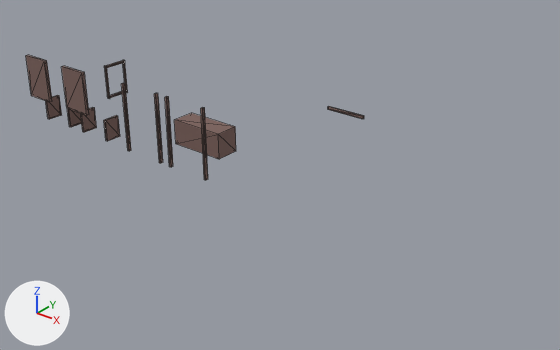
Renders of the OBJ model Assets/KongZuo/Art/KZ_OperaHouse_P0_V03/Models/06_RearRooms__TIMBER_DARK.obj from each side of a commit.
The view is the same before and after, from a camera (50 mm lens) standing at (15.2, -33.36, 11.15) and looking at (1.26, -15.94, 0.35). Lighting does not change. The marker at lower left points along +X, +Y and +Z. The older version comes first. Mesh edges are drawn as thin lines. Where no turn or scale is listed for an object, it has been applied to the vertices.

The first picture shows '06_RearRooms__TIMBER_DARK'.
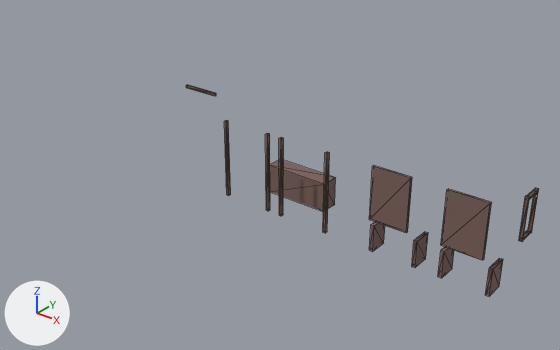
Location of each change, [x1, y1, x2, y2] in pixels of the pictures (560 x 350 px; the box of a moved part takes in the faces that stretch with it):
'06_RearRooms__TIMBER_DARK', reshaped (68% taller): before [26, 55, 364, 180]; after [186, 85, 539, 296]
part 1 of me_06_rearrooms__timber_dark, moved or reshaped: before [46, 95, 62, 119]; after [369, 222, 385, 251]
part 2 of me_06_rearrooms__timber_dark, moved or reshaped: before [67, 109, 82, 127]; after [412, 232, 428, 268]
part 3 of me_06_rearrooms__timber_dark, moved or reshaped: before [26, 55, 52, 102]; after [369, 166, 412, 233]
part 4 of me_06_rearrooms__timber_dark, moved or reshaped: before [80, 107, 97, 132]; after [438, 247, 454, 278]
part 5 of me_06_rearrooms__timber_dark, moved or reshaped: before [104, 115, 120, 141]; after [485, 258, 503, 296]
part 6 of me_06_rearrooms__timber_dark, moved or reshaped: before [62, 66, 89, 115]; after [441, 189, 492, 260]
part 7 of me_06_rearrooms__timber_dark, moved or reshaped: before [123, 60, 128, 92]; after [528, 188, 539, 233]
part 8 of me_06_rearrooms__timber_dark, moved or reshaped: before [105, 66, 110, 99]; after [519, 196, 530, 242]
part 9 of me_06_rearrooms__timber_dark, moved or reshaped: before [107, 91, 127, 98]; after [523, 229, 532, 240]
part 10 of me_06_rearrooms__timber_dark, moved or reshaped: before [104, 61, 125, 68]; after [527, 189, 539, 200]
part 11 of me_06_rearrooms__timber_dark, moved or reshaped: before [121, 83, 131, 151]; after [224, 120, 231, 196]
part 12 of me_06_rearrooms__timber_dark, moved or reshaped: before [154, 93, 163, 163]; after [265, 133, 270, 211]
part 13 of me_06_rearrooms__timber_dark, moved or reshaped: before [165, 96, 173, 167]; after [279, 137, 284, 216]
part 14 of me_06_rearrooms__timber_dark, moved or reshaped: before [201, 107, 208, 180]; after [323, 152, 330, 233]
part 15 of me_06_rearrooms__timber_dark, moved or reshaped: before [174, 113, 236, 159]; after [270, 160, 336, 211]
part 16 of me_06_rearrooms__timber_dark, moved or reshaped: before [328, 106, 364, 119]; after [186, 85, 216, 96]

Patch to the scene script:
```diff
--- a/Assets/KongZuo/Art/KZ_OperaHouse_P0_V03/Models/06_RearRooms__TIMBER_DARK.obj.py
+++ b/Assets/KongZuo/Art/KZ_OperaHouse_P0_V03/Models/06_RearRooms__TIMBER_DARK.obj.py
@@ me_06_rearrooms__timber_dark @@
-me_06_rearrooms__timber_dark.from_pydata(...)  # 128 vertices, 192 faces; spans x -9.31..3.17, y -17.75..-14.15, z 0.0..3.0
+me_06_rearrooms__timber_dark.from_pydata(...)  # 128 vertices, 192 faces; spans x -3.17..9.84, y -17.9..-15.49, z 0.0..3.0
+# me_06_rearrooms__timber_dark part 1: the loose piece of 8 vertices spanning x -9.31..-9.21, y -17.09..-16.51, z 0.0..0.8 is moved by (15.0, -0.46, 0.0)
+# me_06_rearrooms__timber_dark part 2: the loose piece of 8 vertices spanning x -7.99..-7.89, y -17.09..-16.51, z 0.0..0.8 is moved by (15.0, -0.46, 0.0)
+# me_06_rearrooms__timber_dark part 3: the loose piece of 8 vertices spanning x -9.16..-8.04, y -17.75..-17.65, z 1.17..2.72 is scaled about its middle by (1, 0.665, 1), then moved by (15.0, -0.16, 0.0)
+# me_06_rearrooms__timber_dark part 4: the loose piece of 8 vertices spanning x -7.21..-7.11, y -17.09..-16.51, z 0.0..0.8 is moved by (15.0, -0.46, 0.0)
+# me_06_rearrooms__timber_dark part 5: the loose piece of 8 vertices spanning x -5.89..-5.79, y -17.09..-16.51, z 0.0..0.8 is moved by (15.0, -0.46, 0.0)
+# me_06_rearrooms__timber_dark part 6: the loose piece of 8 vertices spanning x -7.06..-5.94, y -17.75..-17.65, z 1.17..2.72 is scaled about its middle by (1, 0.665, 1), then moved by (15.0, -0.16, 0.0)
+# me_06_rearrooms__timber_dark part 7: the loose piece of 8 vertices spanning x -5.26..-5.16, y -16.51..-16.49, z 1.84..3.0 is moved by (15.0, -0.56, 0.0)
+# me_06_rearrooms__timber_dark part 8: the loose piece of 8 vertices spanning x -5.26..-5.16, y -17.31..-17.29, z 1.84..3.0 is moved by (15.0, -0.29, 0.0)
+# me_06_rearrooms__timber_dark part 9: the loose piece of 8 vertices spanning x -5.26..-5.16, y -17.32..-16.48, z 1.85..1.91 is scaled about its middle by (1, 0.665, 1), then moved by (15.0, -0.43, 0.0)
+# me_06_rearrooms__timber_dark part 10: the loose piece of 8 vertices spanning x -5.26..-5.16, y -17.32..-16.48, z 2.93..2.99 is scaled about its middle by (1, 0.665, 1), then moved by (15.0, -0.43, 0.0)
+# me_06_rearrooms__timber_dark part 11: the loose piece of 8 vertices spanning x -4.59..-4.51, y -17.2..-17.1, z 0.0..2.48 is moved by (5.0, -0.34, 0.0)
+# me_06_rearrooms__timber_dark part 12: the loose piece of 8 vertices spanning x -2.99..-2.91, y -17.2..-17.1, z 0.0..2.48 is moved by (5.0, -0.34, 0.0)
+# me_06_rearrooms__timber_dark part 13: the loose piece of 8 vertices spanning x -2.49..-2.41, y -17.2..-17.1, z 0.0..2.48 is moved by (5.0, -0.34, 0.0)
+# me_06_rearrooms__timber_dark part 14: the loose piece of 8 vertices spanning x -0.89..-0.81, y -17.2..-17.1, z 0.0..2.48 is moved by (5.0, -0.34, 0.0)
+# me_06_rearrooms__timber_dark part 15: the loose piece of 8 vertices spanning x -3.71..-1.59, y -15.72..-14.85, z 0.0..0.92 is scaled about its middle by (1, 0.665, 1), then moved by (5.0, -0.97, 0.0)
+# me_06_rearrooms__timber_dark part 16: the loose piece of 8 vertices spanning x 1.83..3.17, y -14.21..-14.15, z 2.2..2.29 is moved by (-5.0, -1.34, 0.0)
 me_06_rearrooms__timber_dark.materials.append(mat_timber_dark)
```
